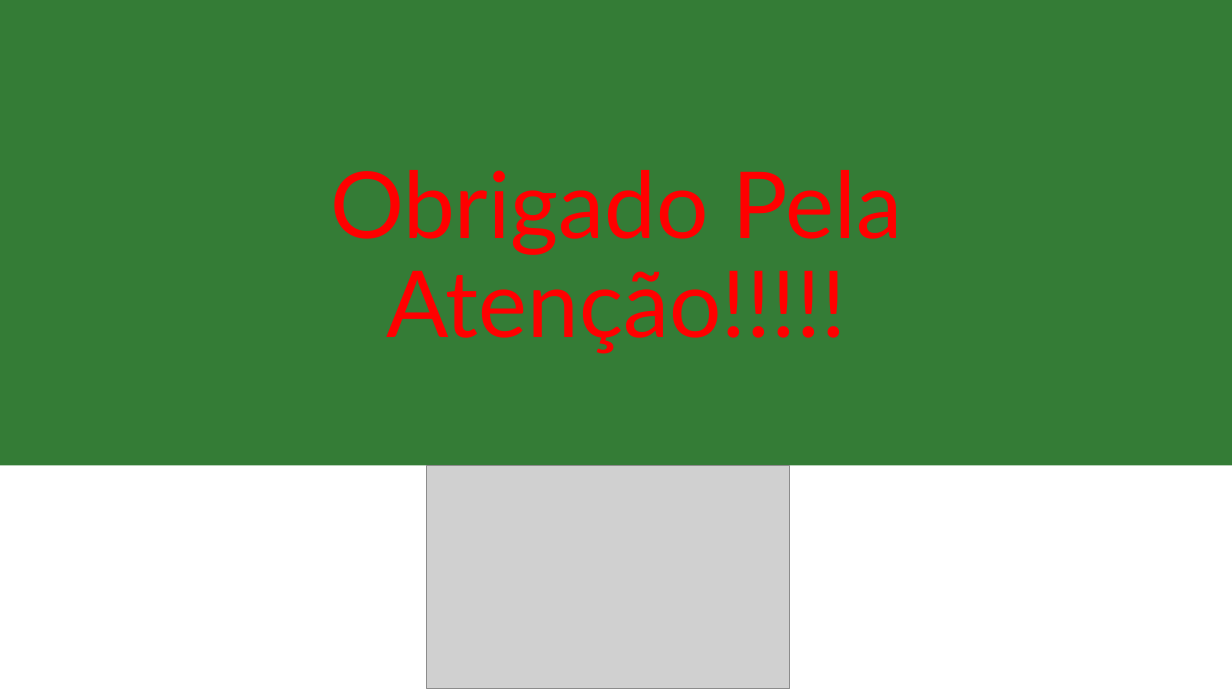
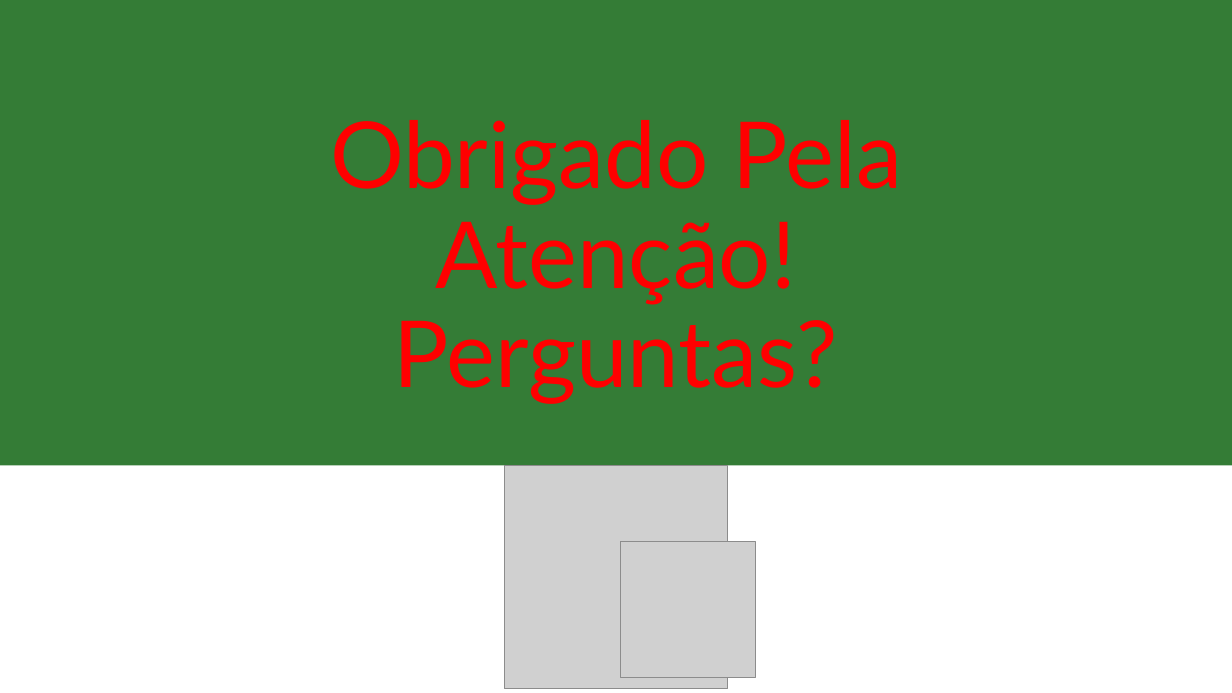
Before and after one commit to MegaRfenixXD/TCCBackToThePampa, a slide deck: slide 7 of DocumentosTCC/SlidePrototipagem.pptx. Drawn at 1232x693 pixels with LibreOffice and Linux fonts; fonts in the diff are those of the drawing; grey boxes stand for pictures. Boxes give left, top, right and bottom in pixels: in the first picture for what was removed or moved away, otherwise in the second. Text is boxed around its words. In the diff, an @@ line names an element or a change of style, - is before the commit and + after.

```diff
--- a/DocumentosTCC/SlidePrototipagem.pptx
+++ b/DocumentosTCC/SlidePrototipagem.pptx
@@ title at (x1=330, y1=120, x2=902, y2=404): text changed @@
-Obrigado Pela Atenção!!!!!
+Obrigado Pela Atenção!
+Perguntas?
@@ picture resized from (x1=427, y1=466, x2=790, y2=689) to (x1=505, y1=466, x2=728, y2=689) @@
@@ picture added at (x1=620, y1=542, x2=755, y2=677) @@
```
Also in this commit, not shown: 2 other slides changed, 1 other file.
